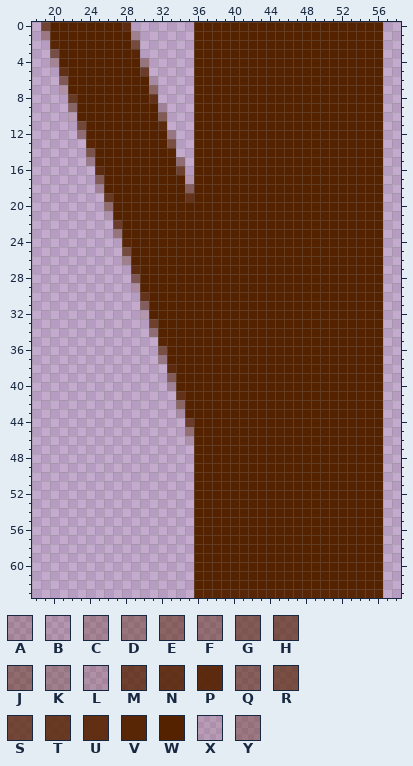
Two versions of one pixel-art sprite, media/art/platforms/scaffolding-cplat-right-2.png. Above is the file before it was changed.
The file is 64x64 pixels. Pixels under 10% opacity are left out. Colours within 5 levels of each other are drawn and written as one. Shown: x 18..58, y 0..63.
Palette (. is transparent): A #53200037  B #53220025  C #54210046  D #54210064  E #54210082  F #54220070  G #54220094  H #542200a3  J #54230076  K #5424004f  L #55200030  M #552100c6  N #552100dd  P #552100ec  Q #5522008d  R #552200ab  S #552200b9  T #552200d3  U #552200e6  V #552200f8  W #552200  X #5526001b  Y #5621005c
Pixels before (only the part around the change), first column x 18:
 0 .SWWWWWWWWP.......WWWWWWWWWWWWWWWWWWWWW..
 1 .YWWWWWWWWWK......WWWWWWWWWWWWWWWWWWWWW..
 2 ..VWWWWWWWWR......WWWWWWWWWWWWWWWWWWWWW..
 3 ..HWWWWWWWWV......WWWWWWWWWWWWWWWWWWWWW..
 4 ..CWWWWWWWWWD.....WWWWWWWWWWWWWWWWWWWWW..
 5 ...UWWWWWWWWM.....WWWWWWWWWWWWWWWWWWWWW..
 6 ...QWWWWWWWWWB....WWWWWWWWWWWWWWWWWWWWW..
 7 ...LWWWWWWWWWE....WWWWWWWWWWWWWWWWWWWWW..
 8 ....TWWWWWWWWN....WWWWWWWWWWWWWWWWWWWWW..
 9 ....JWWWWWWWWWA...WWWWWWWWWWWWWWWWWWWWW..
10 ....XWWWWWWWWWG...WWWWWWWWWWWWWWWWWWWWW..
11 .....SWWWWWWWWP...WWWWWWWWWWWWWWWWWWWWW..
12 .....DWWWWWWWWWK..WWWWWWWWWWWWWWWWWWWWW..
13 ......VWWWWWWWWR..WWWWWWWWWWWWWWWWWWWWW..
14 ......HWWWWWWWWV..WWWWWWWWWWWWWWWWWWWWW..
15 ......CWWWWWWWWWD.WWWWWWWWWWWWWWWWWWWWW..
16 .......PWWWWWWWWM.WWWWWWWWWWWWWWWWWWWWW..
17 .......GWWWWWWWWWBWWWWWWWWWWWWWWWWWWWWW..
18 .......AWWWWWWWWWEWWWWWWWWWWWWWWWWWWWWW..
19 ........TWWWWWWWWNWWWWWWWWWWWWWWWWWWWWW..
20 ........JWWWWWWWWWWWWWWWWWWWWWWWWWWWWWW..
21 ........XWWWWWWWWWWWWWWWWWWWWWWWWWWWWWW..
22 .........MWWWWWWWWWWWWWWWWWWWWWWWWWWWWW..
23 .........DWWWWWWWWWWWWWWWWWWWWWWWWWWWWW..
24 ..........VWWWWWWWWWWWWWWWWWWWWWWWWWWWW..
25 ..........RWWWWWWWWWWWWWWWWWWWWWWWWWWWW..
26 ..........KWWWWWWWWWWWWWWWWWWWWWWWWWWWW..
27 ...........PWWWWWWWWWWWWWWWWWWWWWWWWWWW..
28 ...........GWWWWWWWWWWWWWWWWWWWWWWWWWWW..
29 ...........AWWWWWWWWWWWWWWWWWWWWWWWWWWW..
30 ............NWWWWWWWWWWWWWWWWWWWWWWWWWW..
31 ............EWWWWWWWWWWWWWWWWWWWWWWWWWW..
32 ............BWWWWWWWWWWWWWWWWWWWWWWWWWW..
33 .............MWWWWWWWWWWWWWWWWWWWWWWWWW..
34 .............DWWWWWWWWWWWWWWWWWWWWWWWWW..
35 ..............VWWWWWWWWWWWWWWWWWWWWWWWW..
36 ..............RWWWWWWWWWWWWWWWWWWWWWWWW..
37 ..............KWWWWWWWWWWWWWWWWWWWWWWWW..
38 ...............PWWWWWWWWWWWWWWWWWWWWWWW..
39 ...............GWWWWWWWWWWWWWWWWWWWWWWW..
40 ...............AWWWWWWWWWWWWWWWWWWWWWWW..
41 ................NWWWWWWWWWWWWWWWWWWWWWW..
42 ................EWWWWWWWWWWWWWWWWWWWWWW..
43 ................BWWWWWWWWWWWWWWWWWWWWWW..
44 .................MWWWWWWWWWWWWWWWWWWWWW..
45 .................FWWWWWWWWWWWWWWWWWWWWW..
46 .................XWWWWWWWWWWWWWWWWWWWWW..
47 ..................WWWWWWWWWWWWWWWWWWWWW..
48 ..................WWWWWWWWWWWWWWWWWWWWW..
49 ..................WWWWWWWWWWWWWWWWWWWWW..
50 ..................WWWWWWWWWWWWWWWWWWWWW..
51 ..................WWWWWWWWWWWWWWWWWWWWW..
52 ..................WWWWWWWWWWWWWWWWWWWWW..
53 ..................WWWWWWWWWWWWWWWWWWWWW..
54 ..................WWWWWWWWWWWWWWWWWWWWW..
55 ..................WWWWWWWWWWWWWWWWWWWWW..
56 ..................WWWWWWWWWWWWWWWWWWWWW..
57 ..................WWWWWWWWWWWWWWWWWWWWW..
58 ..................WWWWWWWWWWWWWWWWWWWWW..
59 ..................WWWWWWWWWWWWWWWWWWWWW..
60 ..................WWWWWWWWWWWWWWWWWWWWW..
61 ..................WWWWWWWWWWWWWWWWWWWWW..
62 ..................WWWWWWWWWWWWWWWWWWWWW..
63 ..................VVVVVVVVVVVVVVVVVVVVV..
New version:
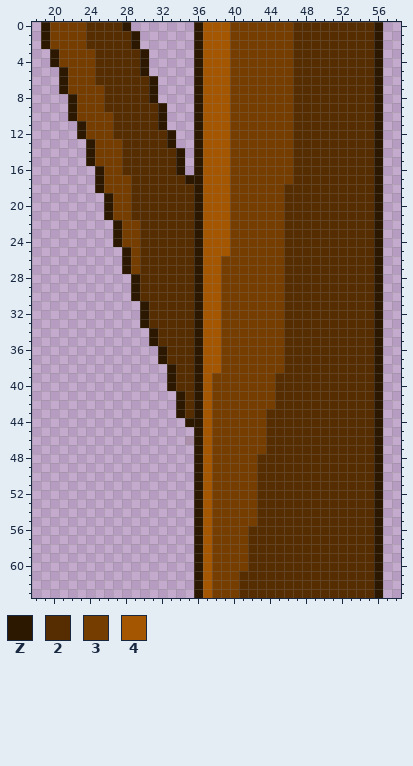
Colours new in this view: Z #2c1700  2 #562d00  3 #753d00  4 #a55600
The edit:
Changed rows in their new state; - is an unchanged pixel.
first column x 19:
 0 Z33332222Z-------Z4443333333222222222Z
 1 Z333322222Z------Z4443333333222222222Z
 2 Z333322222Z------Z4443333333222222222Z
 3 -Z333322222Z-----Z4443333333222222222Z
 4 -Z333322222Z-----Z4443333333222222222Z
 5 --Z33322222Z-----Z4443333333222222222Z
 6 --Z333222222Z----Z4443333333222222222Z
 7 --Z333322222Z----Z4443333333222222222Z
 8 ---Z33322222Z----Z4443333333222222222Z
 9 ---Z333222222Z---Z4443333333222222222Z
10 ---Z333322222Z---Z4443333333222222222Z
11 ----Z33322222Z---Z4443333333222222222Z
12 ----Z333222222Z--Z4443333333222222222Z
13 -----Z33322222Z--Z4443333333222222222Z
14 -----Z333222222Z-Z4443333333222222222Z
15 -----Z333222222Z-Z4443333333222222222Z
16 ------Z33222222Z-Z4443333333222222222Z
17 ------Z333222222ZZ4443333333222222222Z
18 ------Z3332222222Z4443333332222222222Z
19 -------Z332222222Z4443333332222222222Z
20 -------Z332222222Z4443333332222222222Z
21 -------Z332222222Z4443333332222222222Z
22 --------Z33222222Z4443333332222222222Z
23 --------Z33222222Z4443333332222222222Z
24 --------Z33222222Z4443333332222222222Z
25 ---------Z3222222Z4443333332222222222Z
26 ---------Z3222222Z4433333332222222222Z
27 ---------Z3222222Z4433333332222222222Z
28 ----------Z222222Z4433333332222222222Z
29 ----------Z222222Z4433333332222222222Z
30 ----------Z222222Z4433333332222222222Z
31 -----------Z22222Z4433333332222222222Z
32 -----------Z22222Z4433333332222222222Z
33 -----------Z22222Z4433333332222222222Z
34 ------------Z2222Z4433333332222222222Z
35 ------------Z2222Z4433333332222222222Z
36 -------------Z222Z4433333332222222222Z
37 -------------Z222Z4433333332222222222Z
38 --------------Z22Z4433333332222222222Z
39 --------------Z22Z4333333322222222222Z
40 --------------Z22Z4333333322222222222Z
41 ---------------Z2Z4333333322222222222Z
42 ---------------Z2Z4333333322222222222Z
43 ---------------Z2Z4333333222222222222Z
44 ----------------ZZ4333333222222222222Z
45 ----------------.Z4333333222222222222Z
46 -----------------Z4333333222222222222Z
47 -----------------Z4333333222222222222Z
48 -----------------Z4333332222222222222Z
49 -----------------Z4333332222222222222Z
50 -----------------Z4333332222222222222Z
51 -----------------Z4333332222222222222Z
52 -----------------Z4333332222222222222Z
53 -----------------Z4333332222222222222Z
54 -----------------Z4333332222222222222Z
55 -----------------Z4333332222222222222Z
56 -----------------Z4333322222222222222Z
57 -----------------Z4333322222222222222Z
58 -----------------Z4333322222222222222Z
59 -----------------Z4333322222222222222Z
60 -----------------Z4333322222222222222Z
61 -----------------Z4333222222222222222Z
62 -----------------Z4333222222222222222Z
63 -----------------Z4333222222222222222Z
